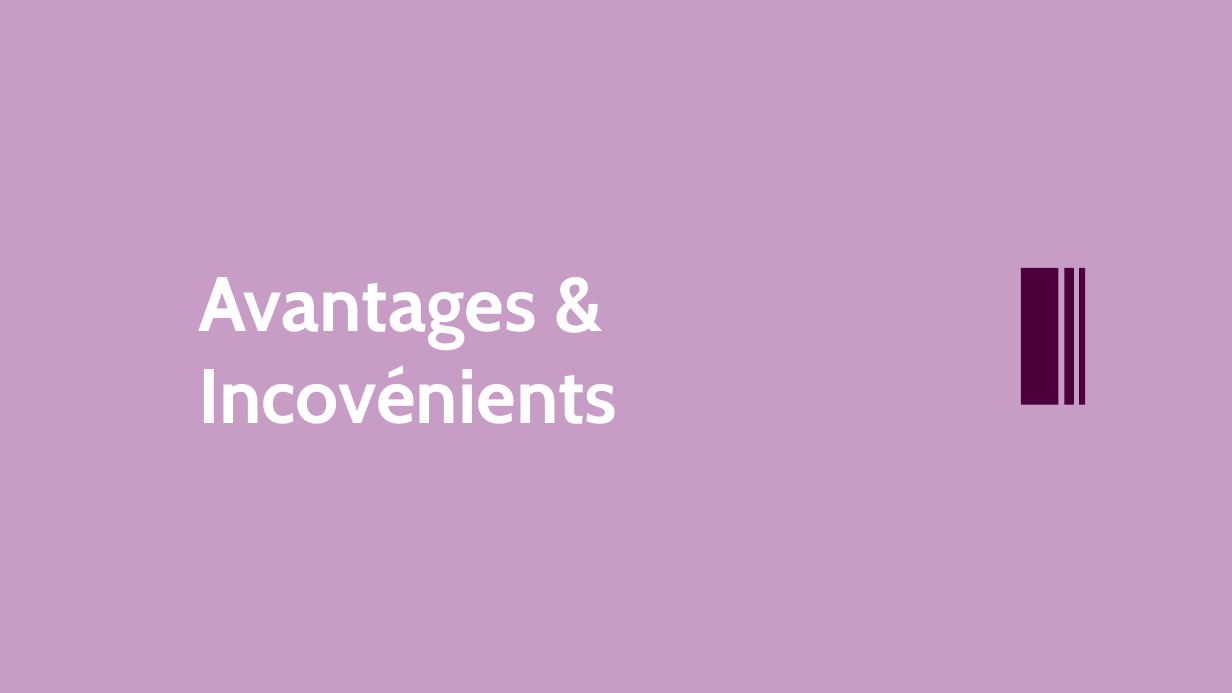
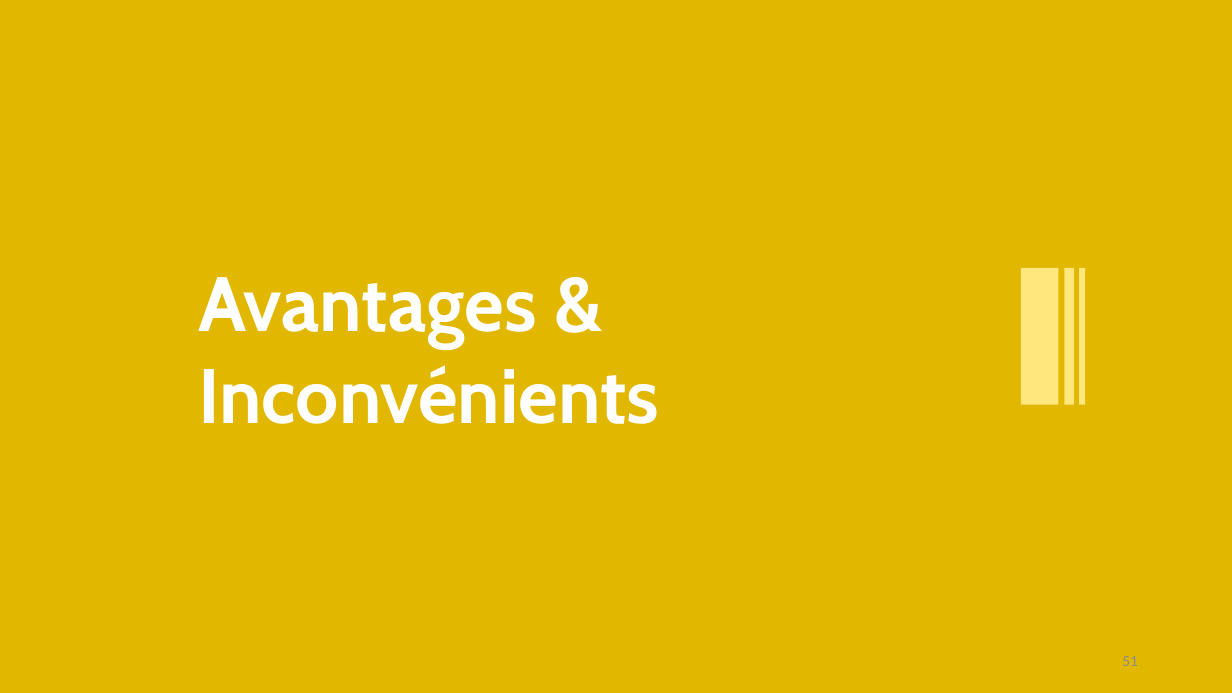
Before and after one commit to web-ai-master/academic-projects, a slide deck: slide 51 of Architecture SGBD/Project/presentation/Presentation-projet-SQLite.pptx (slide 12 before the commit). Drawn at 1232x693 pixels with LibreOffice and Linux fonts; fonts in the diff are those of the drawing. Boxes give left, top, right and bottom in pixels: in the first picture for what was removed or moved away, otherwise in the second. Text is boxed around its words. In the diff, an @@ line names an element or a change of style, - is before the commit and + after.

```diff
--- a/Architecture SGBD/Project/presentation/Presentation-projet-SQLite.pptx
+++ b/Architecture SGBD/Project/presentation/Presentation-projet-SQLite.pptx
@@ background #C79DC5 to #E2B700 @@
@@ fill #4B003C to #FFE67D in 3 elements at (1021,268,1059,405), (1065,268,1074,405), (1080,268,1086,405) @@
@@ text at (198,277,659,424): text changed @@
-Avantages & Incovénients
+Avantages & Inconvénients
@@ page number added at (1122,656,1138,666), 12 pt, text #8C8C8C @@
+51
```
Also in this commit, not shown: 10 other slides changed, 45 slides added, 2 slides removed, 23 other files.
